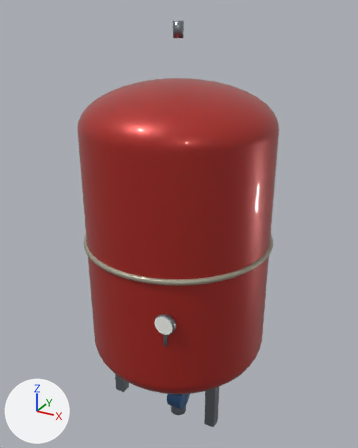
A saved change to the glTF model graphics3d/models/exptank.glb.
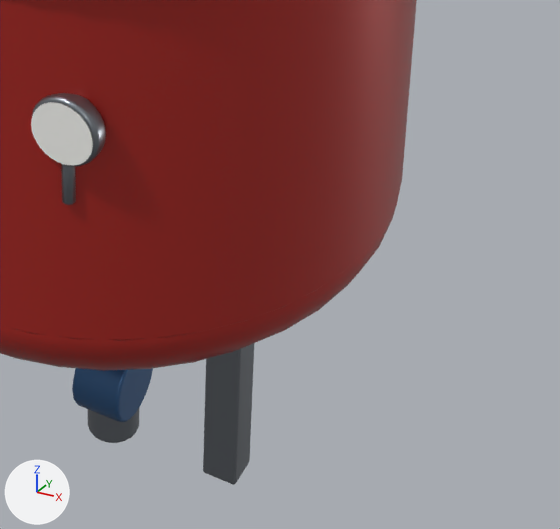
Each version is shown whole from a camera (50 mm lens) standing at (0.976, -1.768, 1.802) and looking at (-0.015, 0.033, 0.902), then close up on the part from 41% to 86% of the width and 64% to 98% of the height. The axes (+X, +Y, +Z) are drawn at lower left. The lights are the same throughout. The last two pictures show the newer version.

Objects in the first close-up: 'connection', 'vessel'.
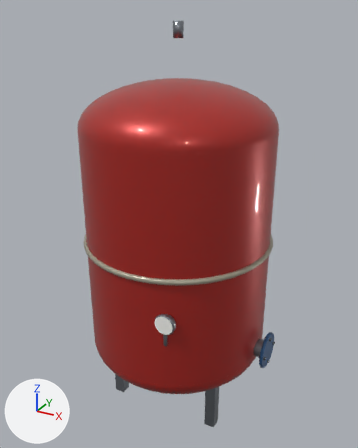
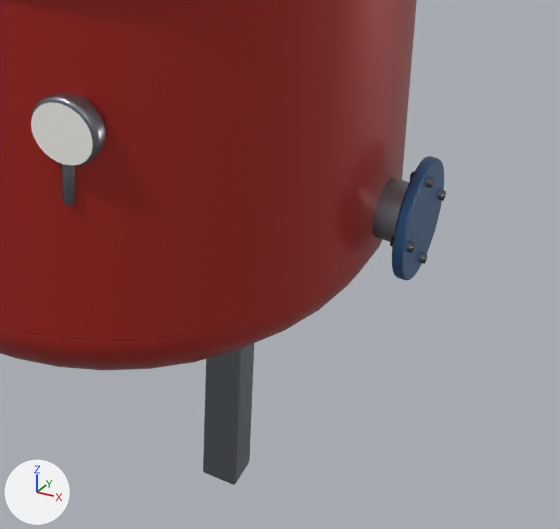
Boxes (x1, y1, x2, y2) around the edits, measured in the close-ups (560 x 529 px):
'connection', reshaped (238% wider, 46% shorter): before (31, 93, 153, 443); after (31, 93, 446, 280)
part 1 of me_connection, added: after (410, 171, 434, 188)
part 2 of me_connection, added: after (390, 236, 415, 253)
part 3 of me_connection, added: after (419, 252, 427, 264)
part 4 of me_connection, added: after (438, 190, 446, 201)
part 5 of me_connection, added (blue): after (392, 156, 444, 280)
part 6 of me_connection, added: after (373, 177, 409, 242)
part 7 of me_connection, deleted: before (88, 408, 139, 443)
part 8 of me_connection, deleted (blue): before (72, 368, 153, 422)

The change in detail:
Material 'bolt' (mat_bolt) is new.
Its base color is (0.144, 0.156, 0.168) (grey #6a6e72).
Its metallic is 1.0.
Its roughness is 0.25.
me_connection is used by ob_connection; location (0.0, 0.0, 0.0).
me_connection had 520 vertices, 1020 faces and spanned x -0.04..0.195, y -0.392..0.06, z -0.16..0.715.
me_connection now has 736 vertices, 1436 faces and spans x 0.105..0.464, y -0.392..0.08, z 0.32..0.715.
me_connection part 1: a new loose piece, a 6-sided cylinder along x spanning x 0.436..0.464, y -0.007..0.007, z 0.454..0.466, in mat_bolt (grey #6a6e72).
me_connection part 2: a new loose piece, a 6-sided cylinder along x spanning x 0.436..0.464, y -0.067..-0.053, z 0.394..0.406, in mat_bolt (grey #6a6e72).
me_connection part 3: a new loose piece, a 6-sided cylinder along x spanning x 0.436..0.464, y -0.007..0.007, z 0.334..0.346, in mat_bolt (grey #6a6e72).
me_connection part 4: a new loose piece, a 6-sided cylinder along x spanning x 0.436..0.464, y 0.053..0.067, z 0.394..0.406, in mat_bolt (grey #6a6e72).
me_connection part 5: a new loose piece of 288 vertices spanning x 0.442..0.457, y -0.08..0.08, z 0.32..0.48, in mat_cast_iron_blue (blue #2f5e8f).
me_connection part 6: a new loose piece of 120 vertices spanning x 0.396..0.45, y -0.04..0.04, z 0.36..0.44, in mat_steel (grey #8d939a).
me_connection part 7: the loose piece of 120 vertices spanning x -0.04..0.04, y -0.04..0.04, z -0.16..0.24 is deleted.
me_connection part 8: the loose piece of 120 vertices spanning x -0.04..0.04, y -0.06..0.06, z -0.12..0.0 is deleted.
me_connection gains material mat_bolt (grey #6a6e72).
